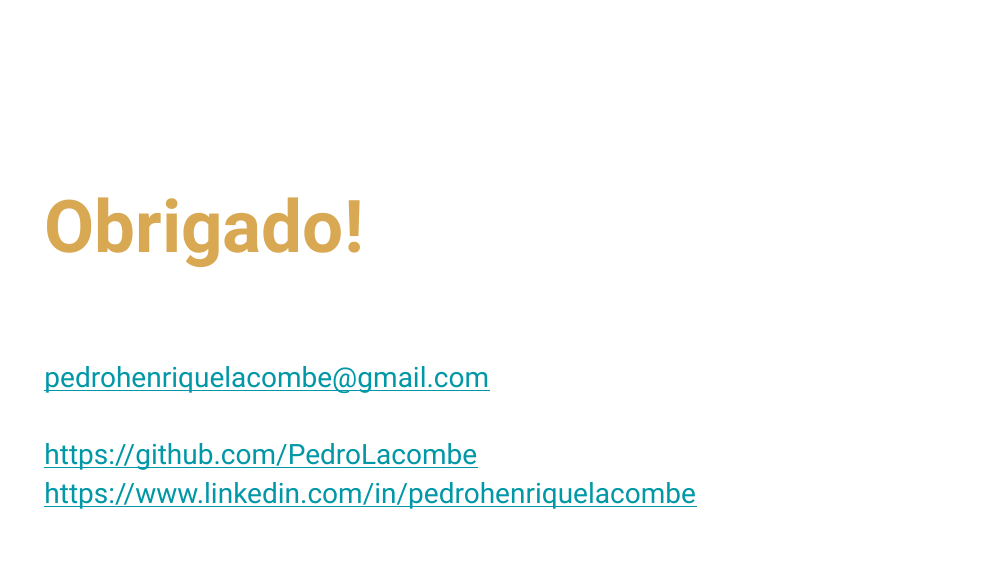
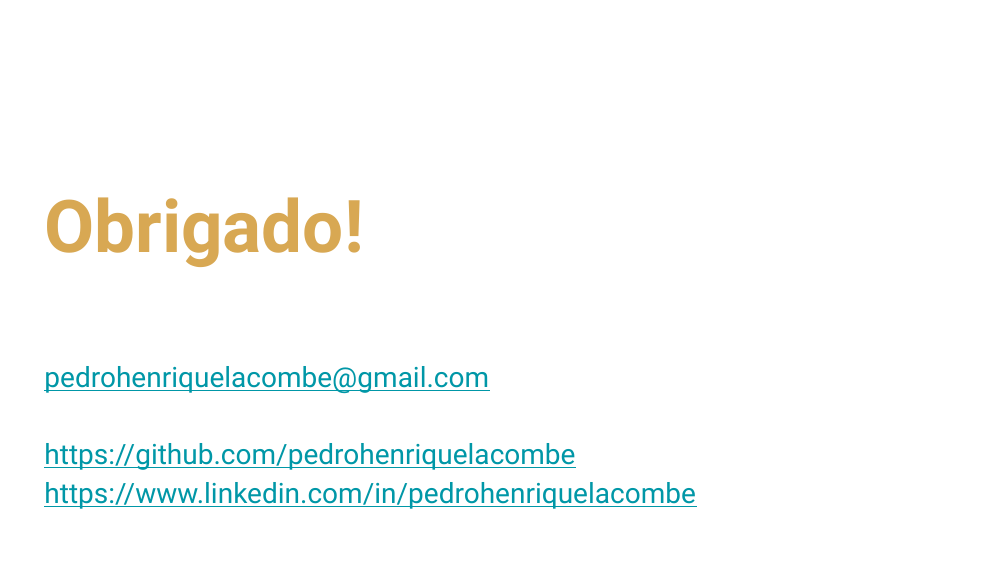
Before and after one commit to rocketseat-creators-program/spring-cloud-openfeign-2021-07-03, a slide deck: slide 13 of ApresentacaoOpenFeign.pptx. Drawn at 1008x567 pixels with LibreOffice and Linux fonts; fonts in the diff are those of the drawing; background and template pictures are left out. Boxes give left, top, right and bottom in pixels: in the first picture for what was removed or moved away, otherwise in the second. Text is boxed around its words. In the diff, an @@ line names an element or a change of style, - is before the commit and + after.

```diff
--- a/ApresentacaoOpenFeign.pptx
+++ b/ApresentacaoOpenFeign.pptx
@@ subtitle at <box>44,443,575,470</box>: text changed @@
-https://github.com/PedroLacombe
+https://github.com/pedrohenriquelacombe
```
Also in this commit, not shown: 2 other slides changed, 2 other files.
